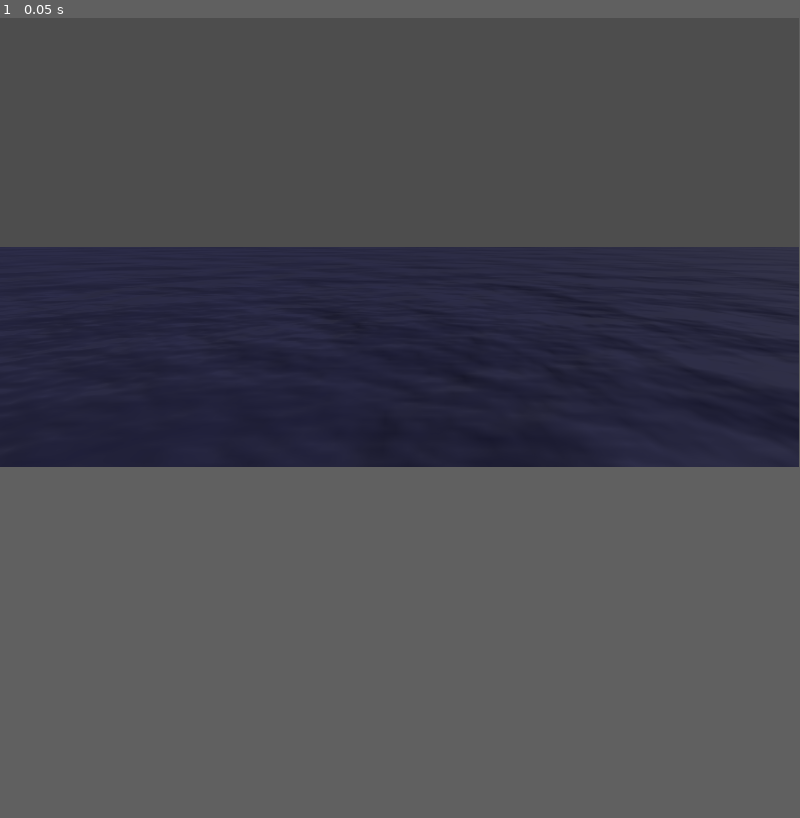
Above: before the commit, frame 1.
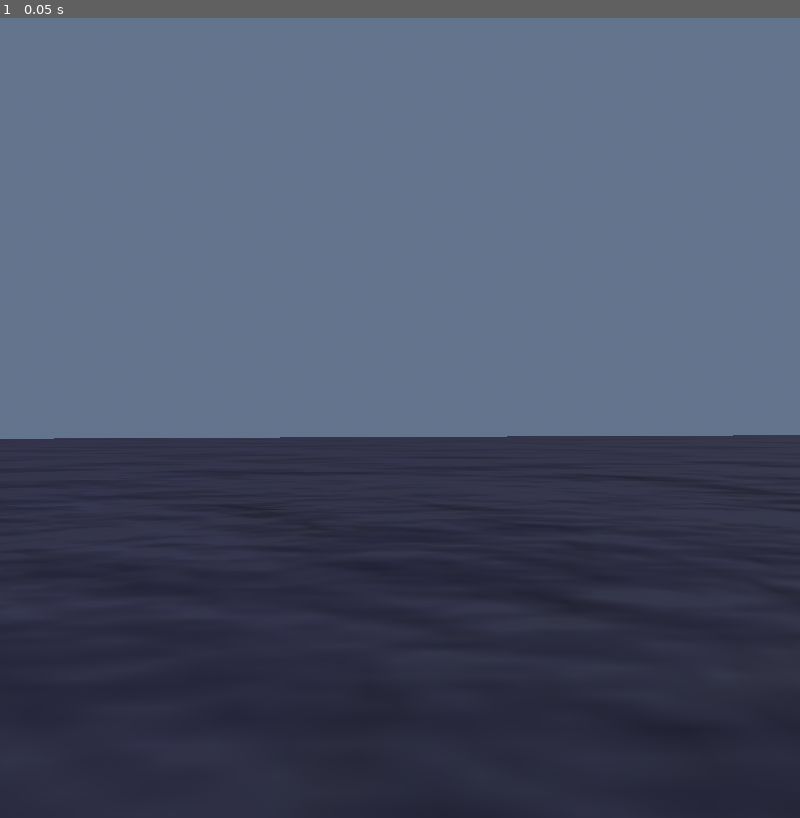
Above: after the commit, the same moment.

Repository: jerome-ceccato/advent-of-code
Game: Godot game, scene res://main.tscn
Same seed, same stepped clock (60 frames per second), same inputs: the game is played once before the commit and once after it.
Inputs:
- Up to frame 1 (0.05 s): no input
The window is 799x449 before the commit and 800x800 after it. Grey fills any space a smaller window leaves; there, only what the larger window draws over its background counts as a difference.

The runs differ from the first frame. In frame 1, 52% of the frame differs, in the area x 0-100%, y 0-56%.

Commit message:
2023 d22p1

Diff:
--- a/2023/day22/camera.gd
+++ b/2023/day22/camera.gd
@@ -68,11 +68,11 @@
 func _process(delta):
 	_update_mouselook()
 	_update_movement(delta)
-	d += delta
-	if d > 1:
-		print(position)
-		print(rotation_degrees)
-		d = 0
+	#d += delta
+	#if d > 1:
+		#print(position)
+		#print(rotation_degrees)
+		#d = 0
 
 # Updates camera movement
 func _update_movement(delta):
--- a/2023/day22/main.gd
+++ b/2023/day22/main.gd
@@ -90,6 +90,7 @@
 		return point.z > 1 and grid_map.get_cell_item(point + down) == grid_map.INVALID_CELL_ITEM
 
 func try_fall_once():
+	var has_fallen = false
 	for brick in data:
 		if can_fall(brick):
 			var old_pos = brick.points.duplicate()
@@ -99,8 +100,9 @@
 			brick.tail.z -= 1
 			render_many(old_pos, grid_map.INVALID_CELL_ITEM)
 			render_many(brick.points, brick.id)
-			return
-	state = State.CountDesintegrate
+			has_fallen = true
+	if not has_fallen:
+		state = State.CountDesintegrate
 
 func can_desintegrate(brick: Brick, supported_by: Dictionary, supports: Dictionary):
 	for other in supports[brick.id].keys():
@@ -148,6 +150,9 @@
 		State.CountDesintegrate:
 			count_desintegrate()
 			state = State.DoNothing
+		State.DoNothing:
+			if OS.has_feature("movie"):
+				get_tree().quit()
 
 func _calculate_bounds():
 	bounds_low = Vector3i.ZERO
@@ -167,8 +172,10 @@
 	_calculate_bounds()
 	render_all()
 
-	var pos = Vector3(8.2875, -364.8228, 180.5458)
-	var rot = Vector3(88.00012, 0, 0)
+	#var pos = Vector3(5.037897, -3.927676, 1.613264)
+	#var rot = Vector3(15.74983, 179.5, 180)
+	var pos = Vector3(5.741437, -207.1741, 89.25851)
+	var rot = Vector3(90, 0.249998, 0)
 	$Camera3D.position = pos
 	$Camera3D.rotation_degrees = rot
 	#$Camera3D.look_at_from_position(center_point - Vector3(0, 50, 50), center_point, Vector3.BACK)
@@ -177,7 +184,7 @@
 		paused = false
 
 const physics_process_per_tick = 1
-var fall_per_tick = 10
+var fall_per_tick = 1
 var current_tick = 0
 func _physics_process(_delta):
 	current_tick += 1
--- a/2023/day22/main.tscn
+++ b/2023/day22/main.tscn
@@ -4,12 +4,14 @@
 [ext_resource type="MeshLibrary" uid="uid://bmxh4dc7ww2f3" path="res://mesh_library.tres" id="2_pvb8v"]
 [ext_resource type="Script" path="res://camera.gd" id="3_gobgf"]
 
-[sub_resource type="PhysicalSkyMaterial" id="PhysicalSkyMaterial_bvcxp"]
+[sub_resource type="ProceduralSkyMaterial" id="ProceduralSkyMaterial_wf5nb"]
 
 [sub_resource type="Sky" id="Sky_mjeio"]
-sky_material = SubResource("PhysicalSkyMaterial_bvcxp")
+sky_material = SubResource("ProceduralSkyMaterial_wf5nb")
 
 [sub_resource type="Environment" id="Environment_d5pnd"]
+background_mode = 2
+background_color = Color(1, 1, 1, 1)
 sky = SubResource("Sky_mjeio")
 ambient_light_source = 2
 ambient_light_color = Color(1, 1, 1, 1)
--- a/2023/day22/project.godot
+++ b/2023/day22/project.godot
@@ -13,12 +13,11 @@
 config/name="day22"
 run/main_scene="res://main.tscn"
 config/features=PackedStringArray("4.2", "Forward Plus")
-config/icon="res://icon.svg"
 
 [display]
 
-window/size/viewport_width=1920
-window/size/viewport_height=1080
+window/size/viewport_width=1000
+window/size/viewport_height=1000
 
 [dotnet]
 
Not shown, changed: .gitignore
Not shown, added: 2023/day22/demo.mp4
Not shown, added: 2023/day22/demo_below.mp4
